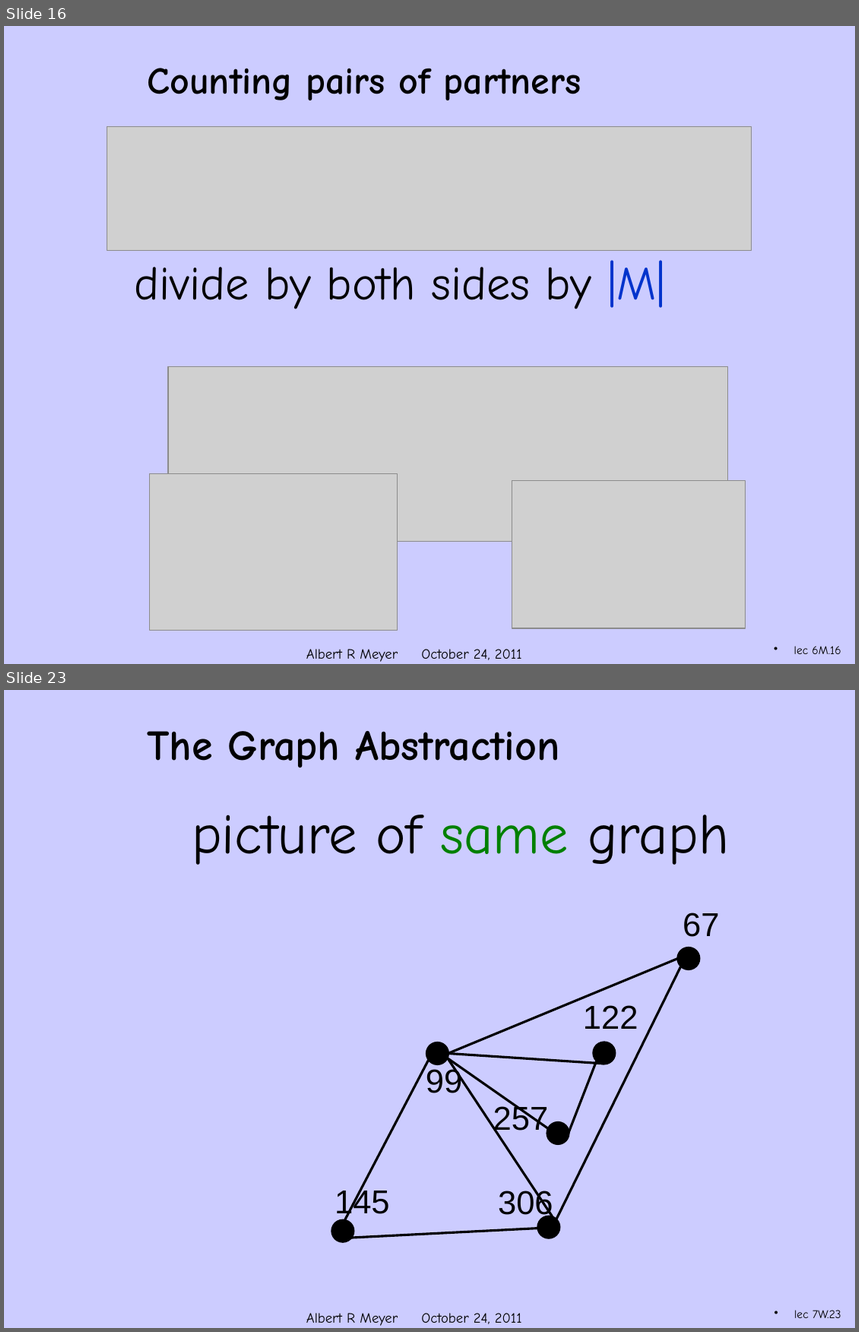
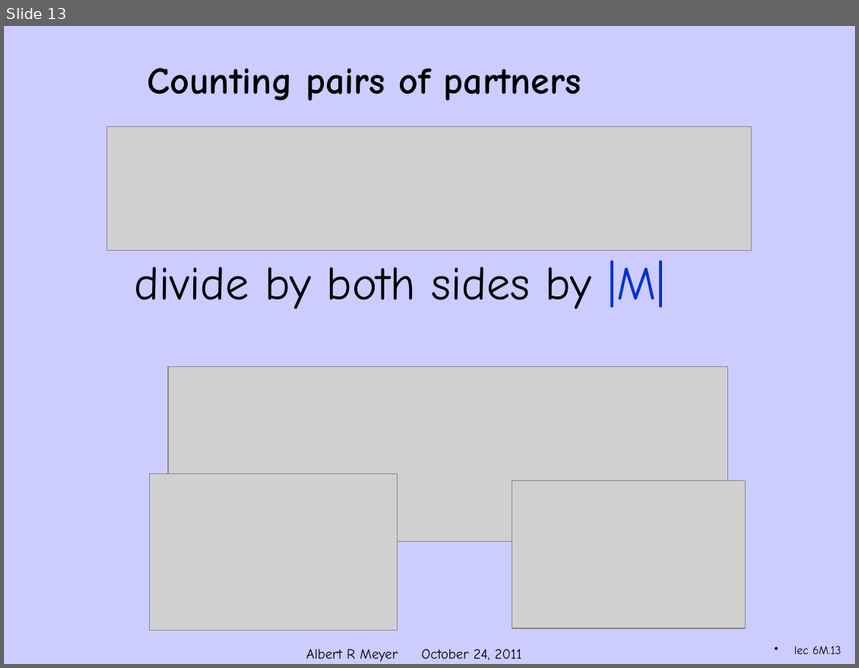
Before and after one commit to armeyer/mcs_web, a slide deck: fall11/slidesF11/slides8m.pptx. Shown one above the other, each under a label of ours: slides 16 and 23 before the commit, slide 13 after it; the slides between them are not shown. The pictures are 859x1332 and 859x668 pixels, drawn with LibreOffice and Linux fonts; fonts in the diff are those of the drawing; grey boxes stand for pictures; background and template pictures are left out. Boxes give left, top, right and bottom in pixels: in the first picture for what was removed or moved away, otherwise in the second. Text is boxed around its words. In the diff, an @@ line names an element or a change of style, - is before the commit and + after.

```diff
--- a/fall11/slidesF11/slides8m.pptx
+++ b/fall11/slidesF11/slides8m.pptx
@@ slide 23 removed at (4,690,855,1328), background #CCCCFF; not listed: 1 template element that a slide beside it also shows @@
@@ title removed at (148,731,560,768) @@
-The Graph Abstraction
@@ text removed at (192,815,729,865) @@
-picture of same graph
@@ text removed at (683,913,719,937) @@
-67
@@ line removed from (449, 1053) to (678, 959) @@
@@ ellipse removed at (678,948,699,969) @@
@@ line removed from (557, 1220) to (682, 966) @@
@@ text removed at (583,1005,639,1029) @@
-122
@@ line removed from (437, 1043) to (335, 1239) @@
@@ ellipse removed at (427,1043,449,1065) @@
@@ line removed from (566, 1141) to (430, 1046) @@
@@ line removed from (560, 1227) to (437, 1043) @@
@@ line removed from (449, 1053) to (604, 1064) @@
@@ ellipse removed at (594,1043,615,1064) @@
@@ text removed at (426,1066,462,1094) @@
-99
@@ line removed from (566, 1141) to (597, 1061) @@
@@ text removed at (493,1103,549,1137) @@
-257
@@ ellipse removed at (547,1122,569,1144) @@
@@ text removed at (335,1187,390,1220) @@
-145
@@ text removed at (498,1188,553,1221) @@
-306
@@ ellipse removed at (332,1220,354,1242) @@
@@ line removed from (560, 1227) to (335, 1239) @@
@@ ellipse removed at (538,1217,560,1238) @@
@@ page number removed at (794,1310,842,1319) @@
-lec 7W.23
@@ what was slide 16 is now slide 13 @@
@@ page number at (794,646,842,655): text changed @@
-lec 6M.16
+lec 6M.13
```
Also in this commit, not shown: 7 slides changed, 23 other slides removed.
